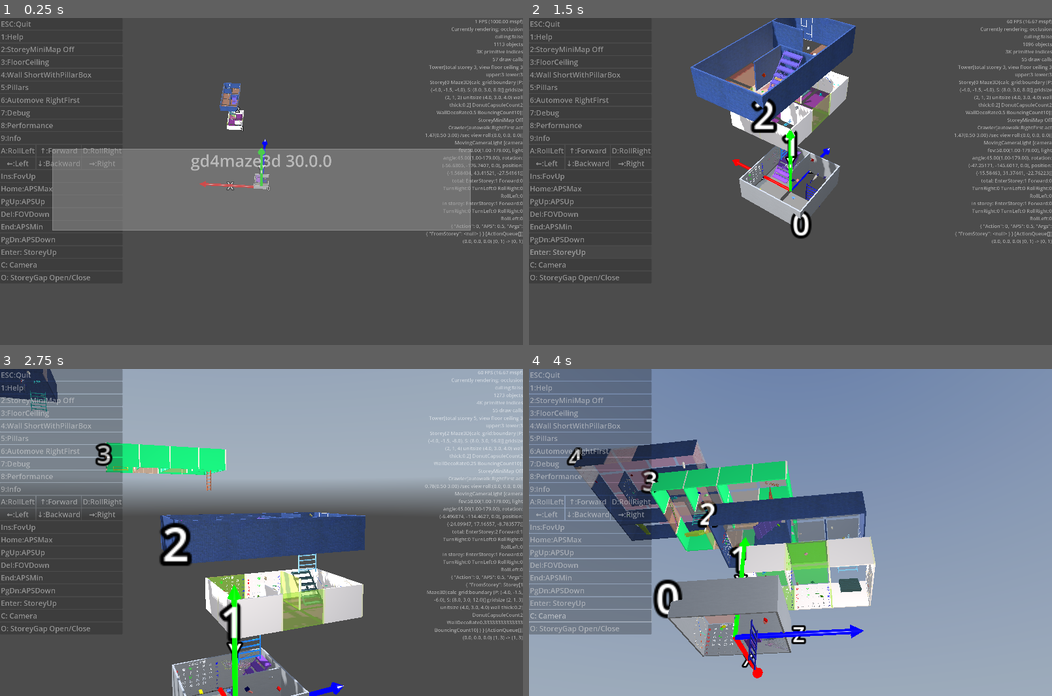
Above: before the commit, frames 1-4 (two rows, left to right).
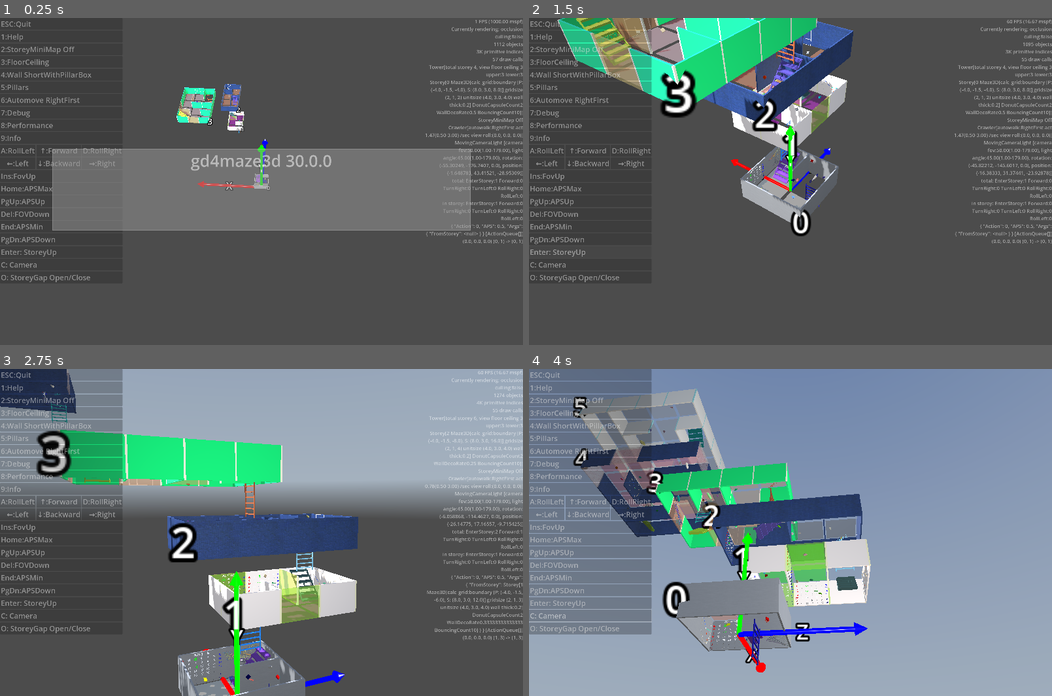
Above: after the commit, the same moments.

Repository: kasworld/gd4maze3d
Game: Godot game, scene res://main.tscn
The game is run twice, just before and just after one commit, with the same random seed, the same clock (stepped at 60 frames per second) and the same inputs. A sky picture missing from this copy of the repository is replaced by a grey-blue gradient.
Inputs (mouse positions are in pixels of both pictures, inside the frame that each line leads up to):
- Up to frame 1 (0.25 s): no input
- Up to frame 2 (1.5 s): click "Enter: StoreyUp" at 0.5 s; click "Enter: StoreyUp" at 1.25 s
- Up to frame 3 (2.75 s): tap Enter at 2 s; move the mouse to (376, 516) at 2.02 s; hold Right from 2.03 s (still down); tap Q at 2.1 s; click (376, 516) at 2.17 s
- Up to frame 4 (4 s): move the mouse to (685, 548) at 2.77 s; release Right at 2.78 s; hold Down 2.78-3.53 s; tap E at 2.85 s; move the mouse to (842, 460) at 3.52 s; hold Right from 3.53 s (still down); tap 1 at 3.6 s

The runs differ from the first frame. In frame 1, 1.0% of the frame differs, in the area x 33-100%, y 7-53%; in frame 2, 11%; in frame 3, 13%, in the area x 0-100%, y 0-100%; in frame 4, 11%.

Commit message:
fix up,down stair count

Diff:
--- a/tower/tower.gd
+++ b/tower/tower.gd
@@ -40,7 +40,7 @@
 	visible_storey_up,visible_storey_down, cur_storey ]
 
 func init() -> Tower:
-	for i in visible_storey_up:
+	for i in visible_storey_up+1:
 		add_new_storey()
 	cur_storey = storey_list[0]
 	return self
@@ -123,7 +123,7 @@
 		st.position.z = last_st.position.z + diff.z + dir_vt.y * cell_size.z
 
 func del_old_storey() -> void:
-	if cur_storey.storey_num > visible_storey_down:
+	if cur_storey.storey_num >= visible_storey_down:
 		var st :Storey = storey_list.pop_front()
 		st.storey_animation.start_scale("ani_del", st, Vector3(1,1,1), Vector3(0.1,0.1,0.1), StoreyAnimationDuration)
 
